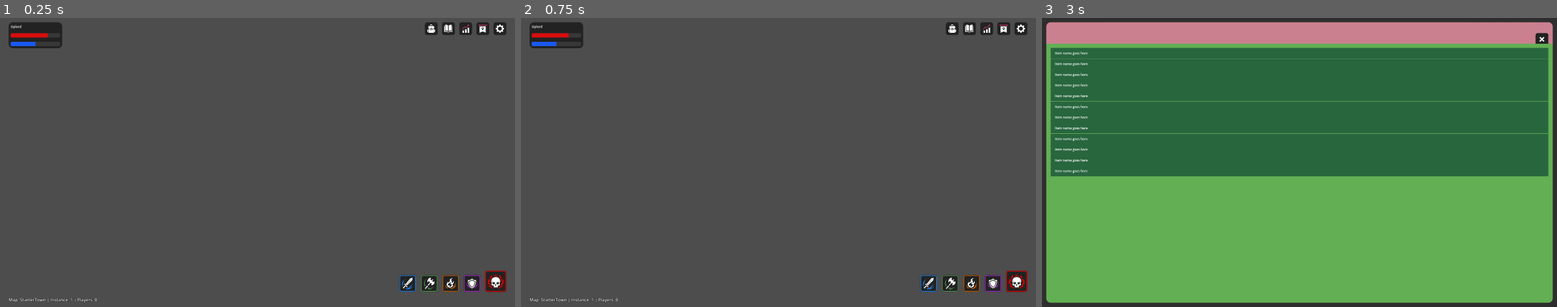
Above: before the commit, frames 1-3 (left to right).
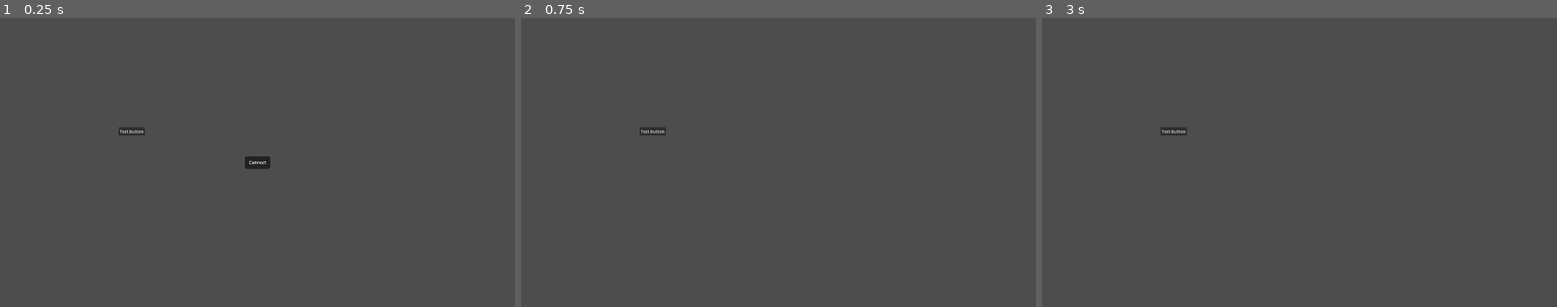
Above: after the commit, the same moments.

Repository: uplord/game-new
Game: Godot game, scene res://Game/Game.tscn
The game is run twice, just before and just after one commit, with the same random seed, the same clock (stepped at 60 frames per second) and the same inputs.
Inputs (mouse positions are in pixels of both pictures, inside the frame that each line leads up to; where the layout moved, square brackets give the same spot in the first picture):
- Up to frame 1 (0.25 s): no input
- Up to frame 2 (0.75 s): click (778, 162) at 0.5 s, where only the run after the commit has a clickable "Connect"
- Up to frame 3 (3 s): click (1175, 130) at 1.25 s, where only the run after the commit has a clickable "Test button"; click (1175, 130) [1541, 29] at 2 s; click (1474, 29) at 2.77 s

The runs differ from the first frame. In frame 1, 2.8% of the frame differs, in the area x 1-99%, y 1-99%; in frame 2, 2.6%; in frame 3, 100%, in the area x 0-100%, y 0-100%.

Commit message:
feat: backup

Diff:
--- a/Entities/Models/Model.gd
+++ b/Entities/Models/Model.gd
@@ -38,6 +38,8 @@
 	if selected_model.has_method("apply_model_data"):
 		selected_model.apply_model_data(model_data)
 
+	_configure_animation_tree()
+	_apply_starting_pose()
 	_apply_z_sort()
 
 func apply_default_scale() -> void:
--- a/Entities/Player/Player.gd
+++ b/Entities/Player/Player.gd
@@ -57,6 +57,8 @@
 	body.keep_animation_tree_for_player = true
 	body.starting_pose = PlayerPose.IDLE
 
+	print(111)
+
 	var model: Node = body.get_model_root()
 	if model == null:
 		push_error("Model not loaded")
@@ -79,6 +81,7 @@
 	animation_state.travel("Idle")
 
 	camera_controller = game.get_node("CameraManager")
+	print("camera_controller", camera_controller)
 	body_start_scale = body.scale
 
 func _unhandled_input(event: InputEvent) -> void:
@@ -276,7 +279,8 @@
 
 
 func _update_camera_look_ahead() -> void:
-	if camera_controller == null:
+	if camera_controller == null or not is_instance_valid(camera_controller):
+		camera_controller = null
 		return
 
 	var move_speed := _get_move_speed()
@@ -325,9 +329,6 @@
 
 
 func _send_position_if_needed() -> void:
-	# Remote player quality depends more on a steady stream of snapshots than on
-	# sending only when the position changed by a certain distance. A distance gate
-	# creates uneven packet spacing, which makes interpolation visibly choppy.
 	if not actually_moving:
 		if was_moving_last_frame:
 			was_moving_last_frame = false
@@ -355,8 +356,6 @@
 	})
 
 func _send_move(_target: Vector2) -> void:
-	# Send the player's current position, not the clicked destination.
-	# The destination is only used locally for movement.
 	ServerManager.send_to_server({
 		"type": "c_move_player",
 		"sequence": _next_movement_sequence(),
--- a/Entities/RemotePlayer/RemotePlayer.gd
+++ b/Entities/RemotePlayer/RemotePlayer.gd
@@ -78,10 +78,6 @@
 			return
 		last_sequence = sequence
 
-	# Use this client's receive time for interpolation.
-	# Do not compare unsynchronised server_time with this client's local clock,
-	# because that makes keyboard movement appear immediately instead of after
-	# the interpolation delay.
 	var snapshot_time := _now()
 
 	var clean_velocity := vel
--- a/Game/CameraManager/CameraManager.gd
+++ b/Game/CameraManager/CameraManager.gd
@@ -3,7 +3,6 @@
 @onready var map =  get_tree().root.get_node("Game/Map")
 @onready var phantom_camera = $PhantomCamera2D
 @onready var camera_limits = map.get_node("Scene/Boundaries/CameraLimits")
-@onready var fade_cover: Node = $Cover/FadeCover
 
 @onready var bar_left: ColorRect = $Cover/BarLeft
 @onready var bar_right: ColorRect = $Cover/BarRight
--- a/Game/CameraManager/CameraManager.tscn
+++ b/Game/CameraManager/CameraManager.tscn
@@ -56,12 +56,3 @@
 offset_right = 40.0
 offset_bottom = 40.0
 color = Color(0, 0, 0, 1)
-
-[node name="FadeCover" type="ColorRect" parent="Cover" unique_id=914208041]
-visible = false
-anchors_preset = 15
-anchor_right = 1.0
-anchor_bottom = 1.0
-grow_horizontal = 2
-grow_vertical = 2
-color = Color(0, 0, 0, 1)
--- a/Game/Game.gd
+++ b/Game/Game.gd
@@ -1,19 +1,47 @@
 extends Node2D
 
-@onready var container = self
+@onready var container: Node = self
+@onready var ui: CanvasLayer = $UI
+@onready var main_menu: CanvasLayer = $MainMenu
+
+var _client_started := false
+
 
 func _ready() -> void:
 	SceneManager.setup(container)
 
+	ui.visible = false
+	main_menu.visible = true
+
+	if main_menu.has_signal("start_pressed") and not main_menu.start_pressed.is_connected(_on_main_menu_start_pressed):
+		main_menu.start_pressed.connect(_on_main_menu_start_pressed)
+
 	if not ServerManager.is_server:
-		ServerManager.start_client(ServerManager.SERVER_IP)
-		ServerManager.server_lost.connect(_on_server_lost)
-		ServerManager.server_ready.connect(_on_server_ready)
+		if not ServerManager.server_lost.is_connected(_on_server_lost):
+			ServerManager.server_lost.connect(_on_server_lost)
+		if not ServerManager.server_ready.is_connected(_on_server_ready):
+			ServerManager.server_ready.connect(_on_server_ready)
 
 
-func _on_server_ready():
-	SceneManager.load_map()
-	SceneManager.load_camera()
+func _on_main_menu_start_pressed() -> void:
+	start_client_from_menu()
+
+
+func start_client_from_menu() -> void:
+	if ServerManager.is_server or _client_started:
+		return
+
+	_client_started = true
+	main_menu.visible = false
+	ui.visible = false
+	ServerManager.start_client(ServerManager.SERVER_IP)
+
+
+func _on_server_ready() -> void:
+	ui.visible = true
+	main_menu.visible = false
+
+	await SceneManager.load_map()
 
 	await get_tree().process_frame
 	ServerManager.send_to_server({
@@ -21,7 +49,10 @@
 	})
 
 
-func _on_server_lost():
+func _on_server_lost() -> void:
+	_client_started = false
 	SceneManager.unload_map()
+	SceneManager.unload_camera()
 
-	SceneManager.game.get_node("UI").visible = false
+	ui.visible = false
+	main_menu.visible = true
--- a/Game/Game.tscn
+++ b/Game/Game.tscn
@@ -2,8 +2,36 @@
 
 [ext_resource type="Script" uid="uid://cndridmxt728g" path="res://Game/Game.gd" id="1_hqwdr"]
 [ext_resource type="PackedScene" uid="uid://cb07e8snk8lhj" path="res://UI/UI.tscn" id="2_vrr3t"]
+[ext_resource type="PackedScene" uid="uid://dk6o4tvxb5ueb" path="res://UI/MainMenu/MainMenu.tscn" id="3_p1vxh"]
+[ext_resource type="Script" uid="uid://b18efdplrienr" path="res://Game/Test.gd" id="4_37esa"]
 
 [node name="Game" type="Node2D" unique_id=247508025]
 script = ExtResource("1_hqwdr")
 
 [node name="UI" parent="." unique_id=452661851 instance=ExtResource("2_vrr3t")]
+visible = false
+
+[node name="MainMenu" parent="." unique_id=100655984 instance=ExtResource("3_p1vxh")]
+
+[node name="CanvasLayer" type="CanvasLayer" parent="." unique_id=1820728541]
+layer = 100
+
+[node name="FadeCover" type="ColorRect" parent="CanvasLayer" unique_id=1300806295]
+visible = false
+anchors_preset = 15
+anchor_right = 1.0
+anchor_bottom = 1.0
+grow_horizontal = 2
+grow_vertical = 2
+color = Color(0, 0, 0, 1)
+
+[node name="Test" type="CanvasLayer" parent="." unique_id=362037039]
+script = ExtResource("4_37esa")
+
+[node name="Button" type="Button" parent="Test" unique_id=1730811463]
+offset_left = 442.0
+offset_top = 408.0
+offset_right = 540.0
+offset_bottom = 439.0
+text = "Test button
+"
--- a/Game/SceneManager/SceneManager.gd
+++ b/Game/SceneManager/SceneManager.gd
@@ -3,6 +3,7 @@
 signal map_status_changed
 
 @onready var game =  get_tree().root.get_node("Game")
+@onready var fade_cover = game.get_node("CanvasLayer/FadeCover")
 
 @export var current_map: String = ""
 @export var current_scene: String = ""
@@ -17,7 +18,6 @@
 var logger: Node
 var map: Node
 var phantom_camera: Node
-var fade_cover: Node
 
 var resize_timer: Timer
 
@@ -47,8 +47,6 @@
 		_fade_in()
 	)
 
-	get_viewport().size_changed.connect(_on_window_resized)
-
 	current_map = default_map
 	current_scene = default_scene
 	current_instance = 1
@@ -56,22 +54,15 @@
 	map_status_changed.emit()
 
 
-func _on_window_resized() -> void:
-	pass
-	#if fade_cover == null:
-		#return
-#
-	#fade_cover.visible = true
-	#fade_cover.modulate.a = 1.0
-#
-	#if resize_timer:
-		#resize_timer.start()
-
-
 # --------------------------------------------------
 # MAP
 # --------------------------------------------------
 func load_map() -> void:
+	print("load_map")
+	fade_cover.visible = true
+	fade_cover.modulate.a = 1.0
+	await get_tree().process_frame
+
 	if map:
 		map.queue_free()
 		map = null
@@ -90,21 +81,34 @@
 	game.add_child(map)
 	map_status_changed.emit()
 
+	# Load the current scene first because CameraManager reads:
+	# Game/Map/Scene/Boundaries/CameraLimits during its @onready setup.
+	load_scene(current_scene)
+
+	await get_tree().process_frame
+
+	# Then create the camera, and only after that attach it to the player.
+	await load_camera()
+	await get_tree().process_frame
+
 	_setup_player()
 
-	load_scene(current_scene)
+	await get_tree().process_frame
+
+	_fade_in()
 
 
 func unload_map() -> void:
 	clear_remote_players()
+
+	if player and is_instance_valid(player):
+		player.queue_free()
+		player = null
 
 	if map:
 		map.queue_free()
 		map = null
 
-	if player and player.get_parent():
-		player.get_parent().remove_child(player)
-
 	spawn_requested = false
 	current_instance = 1
 	current_map_population = 0
@@ -143,11 +147,12 @@
 # PLAYER
 # --------------------------------------------------
 func _setup_player():
+	print("_setup_player")
 	if player == null:
 		player = player_scene.instantiate()
 		player.add_to_group("player")
 
-	var player_parent = get_node_or_null("Players")
+	var player_parent = map.get_node_or_null("Players")
 	if player_parent == null:
 		player_parent = Node2D.new()
 		player_parent.name = "Players"
@@ -162,8 +167,11 @@
 
 	await get_tree().process_frame
 
-	phantom_camera = game.get_node("CameraManager/PhantomCamera2D")
-	phantom_camera.follow_target = player
+	phantom_camera = game.get_node_or_null("CameraManager/PhantomCamera2D")
+	if phantom_camera:
+		phantom_camera.follow_target = player
+	else:
+		logger.error("Failed finding PhantomCamera2D after loading camera")
 
 	if not spawn_requested:
 		spawn_requested = true
@@ -194,7 +202,10 @@
 # --------------------------------------------------
 # CAMERA
 # --------------------------------------------------
-func load_camera() -> void:
+func unload_camera() -> void:
+	if phantom_camera and is_instance_valid(phantom_camera):
+		phantom_camera = null
+
 	if not game:
 		return
 
@@ -202,6 +213,18 @@
 		if child.name == "CameraManager":
 			child.queue_free()
 
+
+func load_camera() -> void:
+	print("load_camera")
+	if not game:
+		return
+
+	for child in game.get_children():
+		if child.name == "CameraManager":
+			child.queue_free()
+
+	await get_tree().process_frame
+
 	var path := "res://Game/CameraManager/CameraManager.tscn"
 
 	var packed = load(path)
@@ -212,15 +235,10 @@
 
 	var scene = packed.instantiate()
 
-	fade_cover = scene.get_node("Cover/FadeCover")
-	fade_cover.visible = true
-
 	game.add_child(scene)
 
 	await get_tree().process_frame
 	await get_tree().process_frame
-
-	_fade_in()
 
 
 # --------------------------------------------------
@@ -248,11 +266,6 @@
 	else:
 		remote_player.set_target_position(pos)
 
-	# Do not immediately apply the newest server pose/facing here. The remote
-	# player is rendered with an interpolation delay, so applying pose/facing
-	# instantly makes keyboard movement appear to run/turn before the delayed
-	# position moves. RemotePlayer derives both from its visible movement delta.
-
 	var player_parent = map.get_node_or_null("Players")
 	if player_parent == null:
 		player_parent = Node2D.new()
@@ -281,10 +294,6 @@
 	else:
 		p.position = pos
 
-	# Do not apply the newest server facing/pose immediately here.
-	# RemotePlayer derives facing and animation from its delayed/interpolated
-	# movement, so turning only happens when the visible remote movement turns.
-
 
 func remove_remote_player(id: int):
 	if not remote_players.has(id):
@@ -300,15 +309,21 @@
 # FADE FUNCTIONS
 # --------------------------------------------------
 func _fade_in():
+	if player and is_instance_valid(player):
+		player.movement_locked = true
+		player.velocity = Vector2.ZERO
+		player.mouse_mode = player.MouseMode.NONE
+		player.follow_moving = false
+
 	fade_cover.visible = true
+	fade_cover.modulate.a = 1.0
 
 	var tween = create_tween()
-	tween.tween_property(fade_cover, "modulate:a", 0.0, 0.4)
-	tween.finished.connect(func(): fade_cover.visible = false)
-
-
-func _fade_out():
-	fade_cover.visible = true
-
-	var tween = create_tween()
-	tween.tween_property(fade_cover, "modulate:a", 1.0, 0.25)
+	tween.tween_property(fade_cover, "modulate:a", 0.0, 1.0)
+
+	await tween.finished
+
+	fade_cover.visible = false
+
+	if player and is_instance_valid(player):
+		player.movement_locked = false
--- /dev/null
+++ b/Game/Test.gd
@@ -0,0 +1,11 @@
+extends CanvasLayer
+
+
+# Called when the node enters the scene tree for the first time.
+func _ready() -> void:
+	pass # Replace with function body.
+
+
+# Called every frame. 'delta' is the elapsed time since the previous frame.
+func _process(delta: float) -> void:
+	pass
--- a/Maps/StarterTown/Scenes/Scene1.tscn
+++ b/Maps/StarterTown/Scenes/Scene1.tscn
@@ -1,9 +1,31 @@
 [gd_scene format=3 uid="uid://bb8eldlc15jhd"]
 
 [ext_resource type="Texture2D" uid="uid://ckxwfquxnjgay" path="res://Maps/StarterTown/Art/map-starter.png" id="1_rr3rg"]
+[ext_resource type="PackedScene" uid="uid://cdthxq6eebin7" path="res://Entities/Models/Model.tscn" id="2_qshf8"]
+[ext_resource type="Script" uid="uid://tvb3xi8lsb3p" path="res://Entities/Models/Data/Human/HumanModelData.gd" id="3_rgito"]
+[ext_resource type="Script" uid="uid://cp4pst7p8dnh3" path="res://Entities/Models/Data/BabyDragon/BabyDragonModelData.gd" id="4_rgito"]
+[ext_resource type="Script" uid="uid://6qhmyfdfow1m" path="res://Entities/Models/Data/Slime/SlimeModelData.gd" id="5_8obig"]
 
 [sub_resource type="RectangleShape2D" id="RectangleShape2D_rr3rg"]
 size = Vector2(1307, 735)
+
+[sub_resource type="Resource" id="Resource_8obig"]
+script = ExtResource("3_rgito")
+metadata/_custom_type_script = "uid://tvb3xi8lsb3p"
+
+[sub_resource type="Resource" id="Resource_rgito"]
+script = ExtResource("3_rgito")
+facing_direction = 1
+metadata/_custom_type_script = "uid://tvb3xi8lsb3p"
+
+[sub_resource type="Resource" id="Resource_f1vb1"]
+script = ExtResource("4_rgito")
+facing_direction = 1
+metadata/_custom_type_script = "uid://cp4pst7p8dnh3"
+
+[sub_resource type="Resource" id="Resource_7kbsl"]
+script = ExtResource("5_8obig")
+metadata/_custom_type_script = "uid://6qhmyfdfow1m"
 
 [node name="Scene1" type="Node2D" unique_id=283029346]
 
@@ -30,3 +52,28 @@
 
 [node name="SpawnPoint3" type="Marker2D" parent="SpawnPoints" unique_id=1142531559]
 position = Vector2(-6, 198)
+
+[node name="Objects" type="Node2D" parent="." unique_id=532033821]
+
+[node name="Model" parent="Objects" unique_id=1474508977 instance=ExtResource("2_qshf8")]
+position = Vector2(-255, -113)
+model_data = SubResource("Resource_8obig")
+animation_tree_enabled = true
+keep_animation_tree_for_player = true
+starting_pose = 1
+
+[node name="Model2" parent="Objects" unique_id=864933425 instance=ExtResource("2_qshf8")]
+position = Vector2(413, -50)
+model_data = SubResource("Resource_rgito")
+
+[node name="Model3" parent="Objects" unique_id=1377781792 instance=ExtResource("2_qshf8")]
+position = Vector2(-557, 27)
+model_data = SubResource("Resource_8obig")
+
+[node name="Model4" parent="Objects" unique_id=1217262976 instance=ExtResource("2_qshf8")]
+position = Vector2(494, 190)
+model_data = SubResource("Resource_f1vb1")
+
+[node name="Model5" parent="Objects" unique_id=129487819 instance=ExtResource("2_qshf8")]
+position = Vector2(-464, 278)
+model_data = SubResource("Resource_7kbsl")
--- a/Network/PacketManager.gd
+++ b/Network/PacketManager.gd
@@ -64,10 +64,6 @@
 		print(222)
 		return false
 
-	#if not data.has("direction"):
-		#print(333)
-		#return false
-
 	if not _is_position_valid(data.position):
 		print(444)
 		return false
@@ -162,7 +158,6 @@
 			)
 
 		"c_move_player":
-			#logger.info("Client move: %d - %s" % [client_id, data.position])
 			if not _validate_move(client_id, data):
 				server_manager.handle_disconnect(client_id, "bad move")
 				return
@@ -180,7 +175,6 @@
 			player.facing = int(data.get("facing", player.get("facing", 1)))
 			player.pose = int(data.get("pose", player.get("pose", 0)))
 			player.sequence = int(data.get("sequence", player.get("sequence", 0)))
-			#player.direction = data.direction
 
 			server_manager.remote_players[client_id] = player
 
@@ -211,7 +205,6 @@
 					"sequence": player.get("sequence", 0),
 					"server_time": now,
 					"stopped": false,
-					#"direction": player.direction,
 				})
 
 		"c_stop_player":
@@ -352,12 +345,10 @@
 func handle_client_packet(data: Dictionary) -> void:
 	match data.get("type", ""):
 		"s_handshake_ack":
-			#logger.info("Handshake_ack: %d" % data.client_id)
 			server_manager.local_peer_id = data.client_id
 			server_manager.mark_server_ready()
 
 		"s_spawn_player":
-			#logger.info("Server spawn position: %s" % data.spawn_position)
 			SceneManager.set_map_status(
 				data.get("map", SceneManager.current_map),
 				data.get("scene", SceneManager.current_scene),
--- a/UI/MainMenu/MainMenu.gd
+++ b/UI/MainMenu/MainMenu.gd
@@ -1,11 +1,13 @@
-extends Node2D
+extends CanvasLayer
+
+signal start_pressed
+
+@onready var connect_button: Button = $CenterContainer/Button
 
 
-# Called when the node enters the scene tree for the first time.
 func _ready() -> void:
-	pass # Replace with function body.
+	connect_button.pressed.connect(_on_connect_pressed)
 
 
-# Called every frame. 'delta' is the elapsed time since the previous frame.
-func _process(delta: float) -> void:
-	pass
+func _on_connect_pressed() -> void:
+	start_pressed.emit()
--- a/UI/MainMenu/MainMenu.tscn
+++ b/UI/MainMenu/MainMenu.tscn
@@ -3,13 +3,7 @@
 [ext_resource type="Script" uid="uid://bbu6plqtlakc4" path="res://UI/MainMenu/MainMenu.gd" id="1_6ba75"]
 [ext_resource type="PackedScene" uid="uid://0wn6iixn2ehd" path="res://UI/Button/Button.tscn" id="2_kt4fb"]
 
-[node name="MainMenu" type="Control" unique_id=694641312]
-layout_mode = 3
-anchors_preset = 15
-anchor_right = 1.0
-anchor_bottom = 1.0
-grow_horizontal = 2
-grow_vertical = 2
+[node name="MainMenu" type="CanvasLayer" unique_id=694641312]
 script = ExtResource("1_6ba75")
 
 [node name="CenterContainer" type="CenterContainer" parent="." unique_id=1845525275]
--- a/UI/PlayerCard.gd
+++ b/UI/PlayerCard/PlayerCard.gd
@@ -49,11 +49,9 @@
 	var fill := StyleBoxFlat.new()
 	fill.bg_color = fill_color
 
-	# Always round left side
 	fill.corner_radius_top_left = radius
 	fill.corner_radius_bottom_left = radius
 
-	# Only round right side when full
 	if is_equal_approx(bar.value, bar.max_value):
 		fill.corner_radius_top_right = radius
 		fill.corner_radius_bottom_right = radius
--- a/UI/PlayerCard.tscn
+++ b/UI/PlayerCard/PlayerCard.tscn
@@ -1,6 +1,6 @@
 [gd_scene format=3 uid="uid://bi1hpc0h26ppw"]
 
-[ext_resource type="Script" uid="uid://bvu8xhcrgsysp" path="res://UI/PlayerCard.gd" id="1_1bscj"]
+[ext_resource type="Script" uid="uid://bvu8xhcrgsysp" path="res://UI/PlayerCard/PlayerCard.gd" id="1_1bscj"]
 
 [sub_resource type="StyleBoxFlat" id="StyleBoxFlat_idhk4"]
 bg_color = Color(0.13333334, 0.13333334, 0.13333334, 1)
--- a/UI/UI.tscn
+++ b/UI/UI.tscn
@@ -23,7 +23,7 @@
 [ext_resource type="Texture2D" uid="uid://cd54e2sd5ici8" path="res://UI/Button/Art/Icons/Book_Icon.png" id="9_vh35o"]
 [ext_resource type="Texture2D" uid="uid://caa28k21mnukr" path="res://UI/Button/Art/Icons/Book_Trim.png" id="10_2jerp"]
 [ext_resource type="Texture2D" uid="uid://cd1iam7wl3i1" path="res://UI/Button/Art/Icons/Shield_Trim.png" id="10_017wa"]
-[ext_resource type="PackedScene" uid="uid://bi1hpc0h26ppw" path="res://UI/PlayerCard.tscn" id="14_vh35o"]
+[ext_resource type="PackedScene" uid="uid://bi1hpc0h26ppw" path="res://UI/PlayerCard/PlayerCard.tscn" id="14_vh35o"]
 
 [node name="UI" type="CanvasLayer" unique_id=452661851]
 script = ExtResource("1_6dd3c")
Binary file removed: UI/Art/background.png
Binary file removed: UI/Art/mp.png
